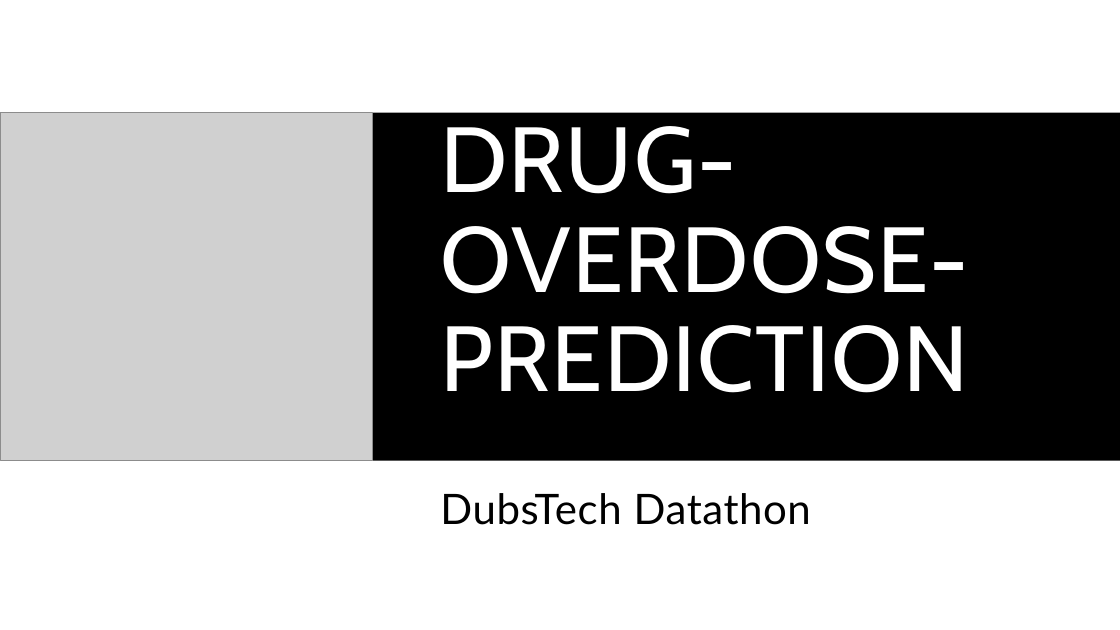
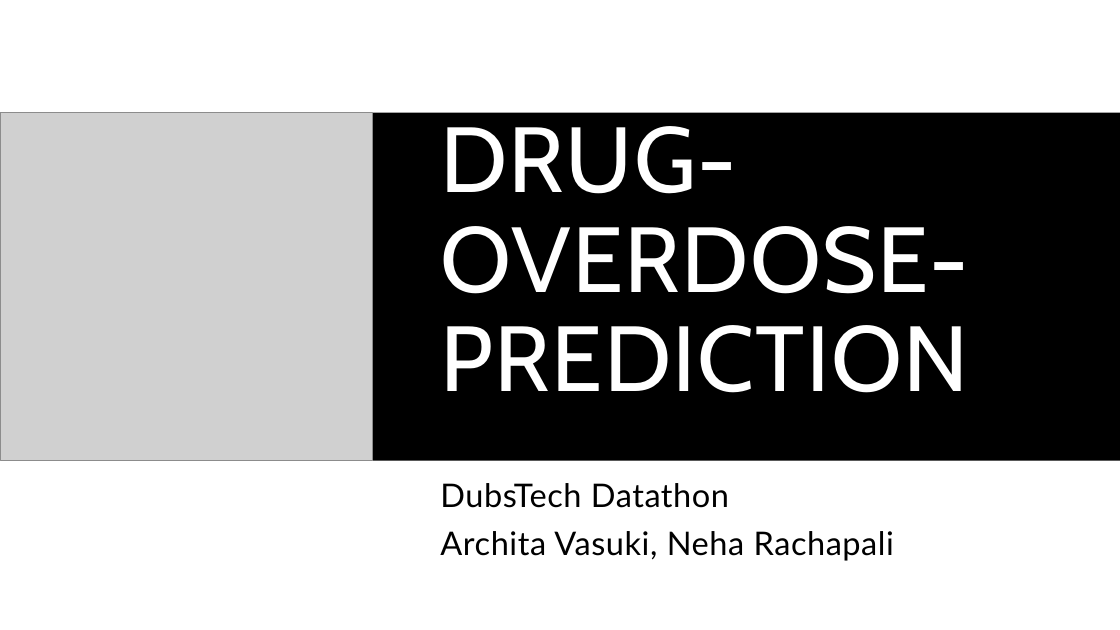
Before and after one commit to architavasuki/Drug-OverDose-Prediction, a slide deck: slide 1 of Drug-OverDose-Prediction.pptx. Drawn at 1120x630 pixels with LibreOffice and Linux fonts; fonts in the diff are those of the drawing; grey boxes stand for pictures. Boxes give left, top, right and bottom in pixels: in the first picture for what was removed or moved away, otherwise in the second. Text is boxed around its words. In the diff, an @@ line names an element or a change of style, - is before the commit and + after.

```diff
--- a/Drug-OverDose-Prediction.pptx
+++ b/Drug-OverDose-Prediction.pptx
@@ subtitle at bbox=[440, 483, 729, 508]: size 36 to 27.9 pt in "DubsTech Datathon"; line spacing 1.01 to 0.81 @@
@@ subtitle at bbox=[440, 531, 894, 561]: paragraph added @@
+Archita Vasuki, Neha Rachapali
```
